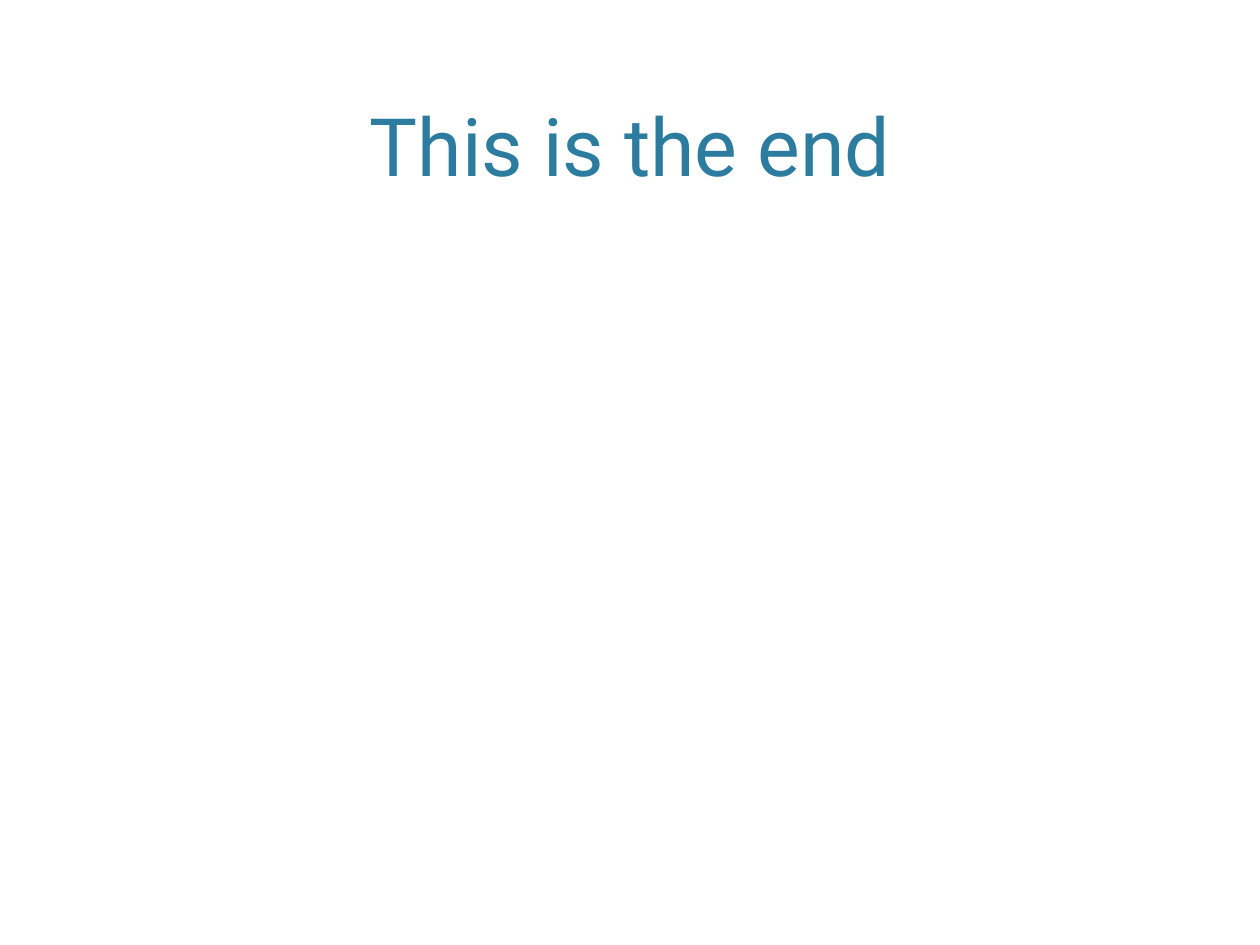
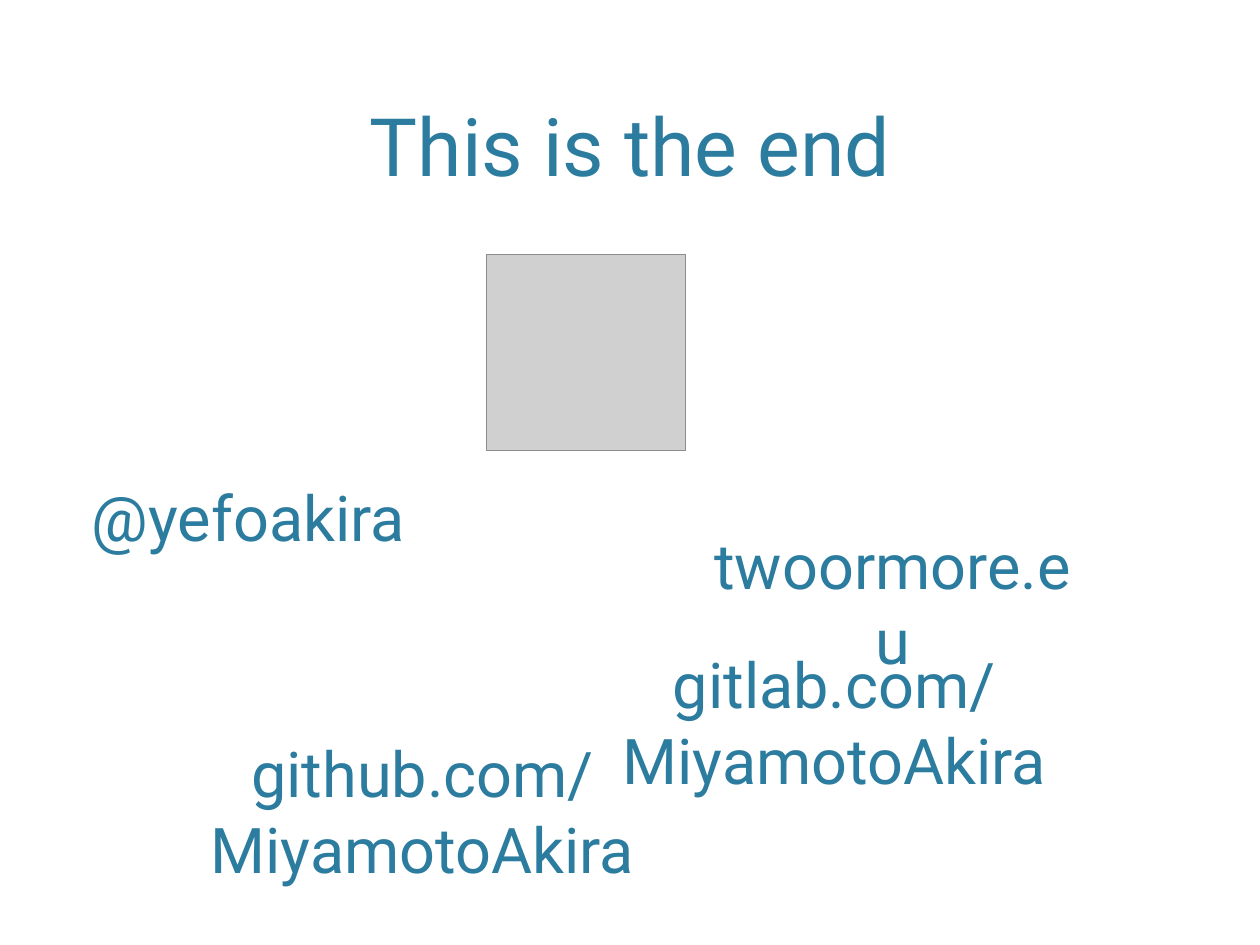
Before and after one commit to MiyamotoAkira/FeaturesVsLayers, a slide deck: slide 8 of FeaturesVsLayers.pptx. Drawn at 1260x945 pixels with LibreOffice and Linux fonts; fonts in the diff are those of the drawing; grey boxes stand for pictures; background and template pictures are left out. Boxes give left, top, right and bottom in pixels: in the first picture for what was removed or moved away, otherwise in the second. Text is boxed around its words. In the diff, an @@ line names an element or a change of style, - is before the commit and + after.

Commit message:
Personal information
Added personal information about me at the end.

```diff
--- a/FeaturesVsLayers.pptx
+++ b/FeaturesVsLayers.pptx
@@ picture added at box(486, 255, 685, 451) @@
@@ text added at box(92, 493, 405, 555), 36 pt, text #2C7C9F @@
+@yefoakira
@@ text added at box(714, 547, 1070, 590), 36 pt, text #2C7C9F @@
+twoormore.eu
@@ text added at box(622, 651, 1045, 798), 36 pt, text #2C7C9F @@
+gitlab.com/MiyamotoAkira
@@ text added at box(211, 749, 634, 887), 36 pt, text #2C7C9F @@
+github.com/MiyamotoAkira
```
